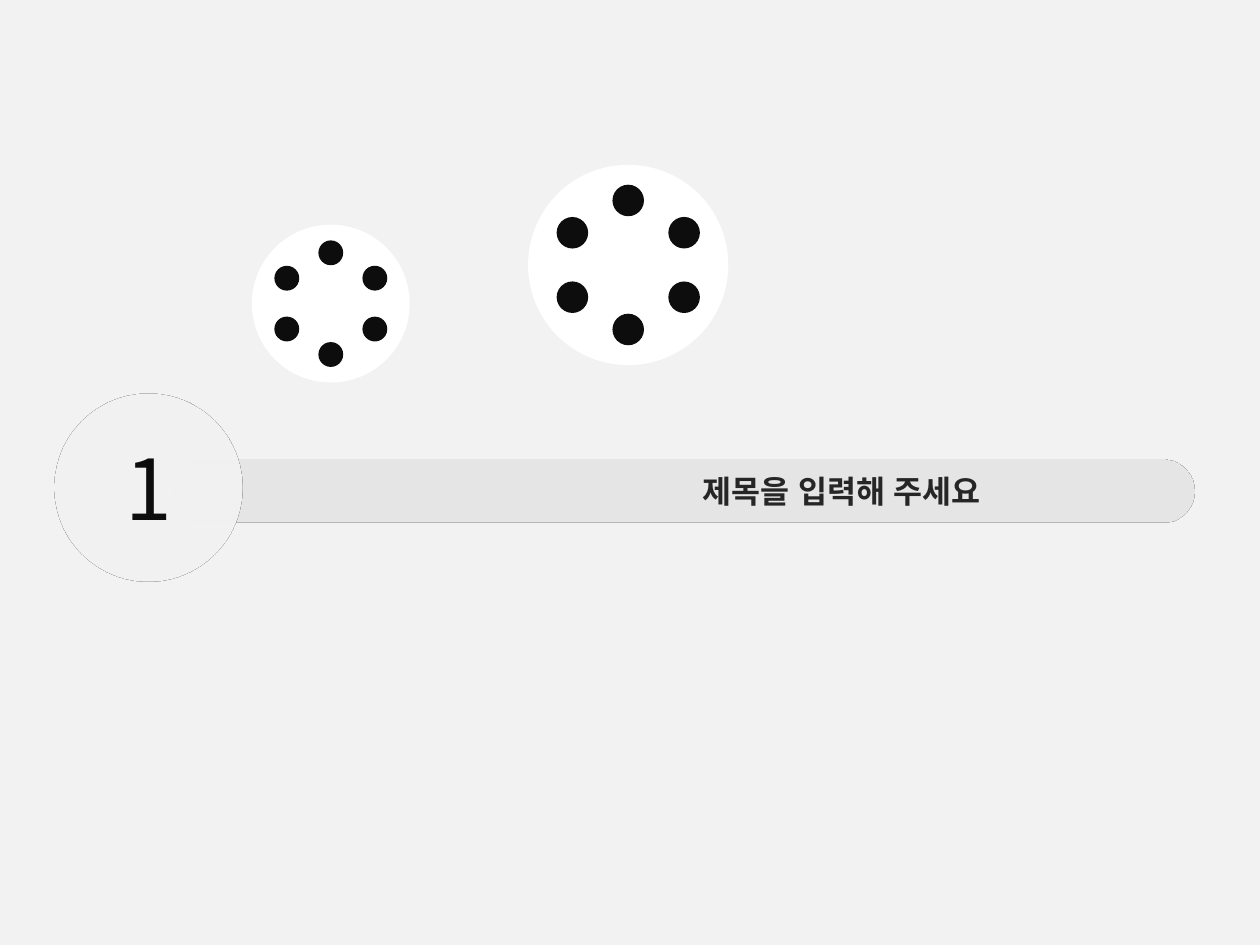
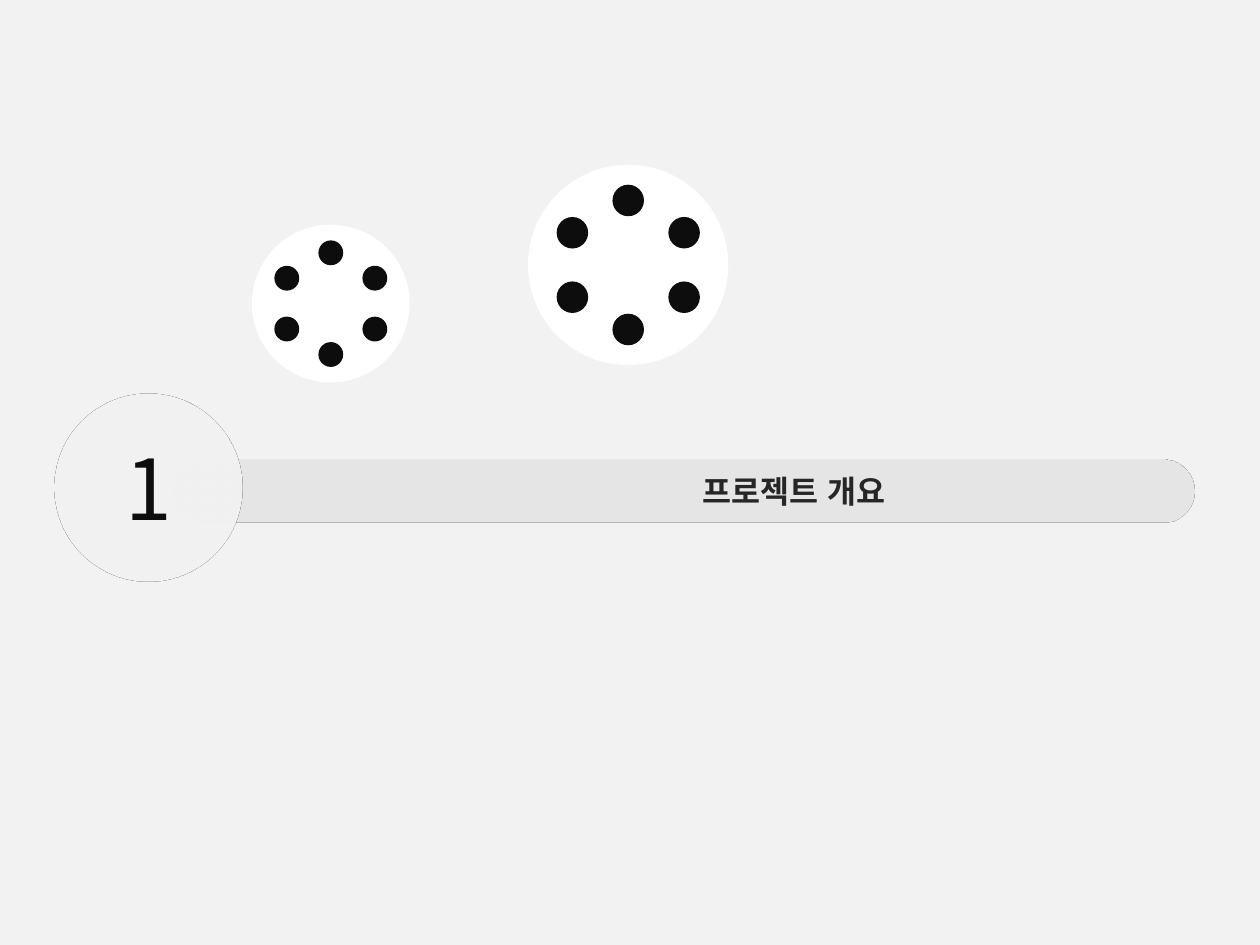
Before and after one commit to changwoon2/mapo-movie, a slide deck: slide 4 of 임창운_마포무비 PPT 템플릿.pptx. Drawn at 1260x945 pixels with LibreOffice and Linux fonts; fonts in the diff are those of the drawing; background and template pictures are left out. Boxes give left, top, right and bottom in pixels: in the first picture for what was removed or moved away, otherwise in the second. Text is boxed around its words. In the diff, an @@ line names an element or a change of style, - is before the commit and + after.

```diff
--- a/임창운_마포무비 PPT 템플릿.pptx
+++ b/임창운_마포무비 PPT 템플릿.pptx
@@ text in rounded rectangle at (702, 476, 885, 506): text changed @@
-제목을 입력해 주세요
+프로젝트 개요
```
Also in this commit, not shown: 2 other slides changed, 4 slides added, 1 slide removed.
